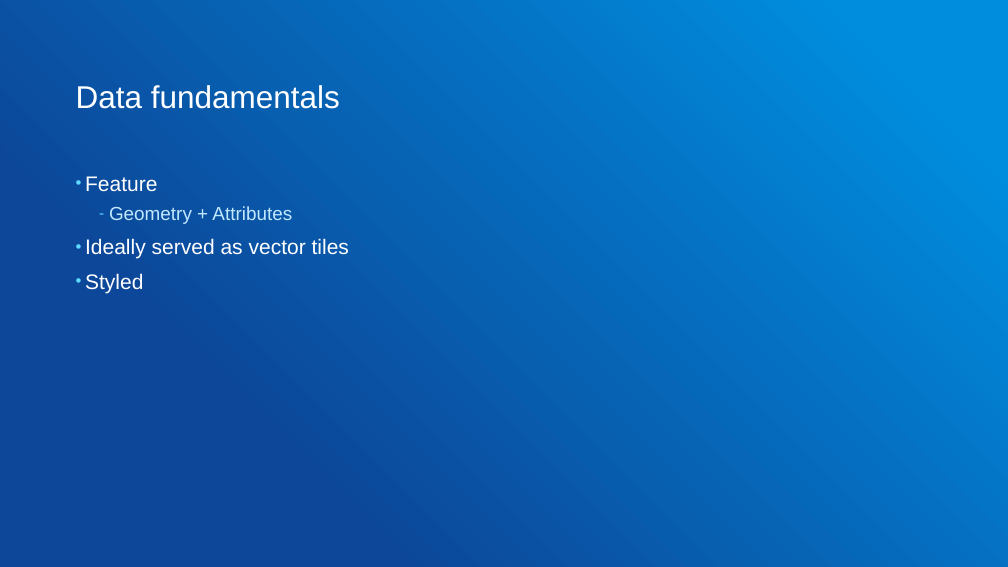
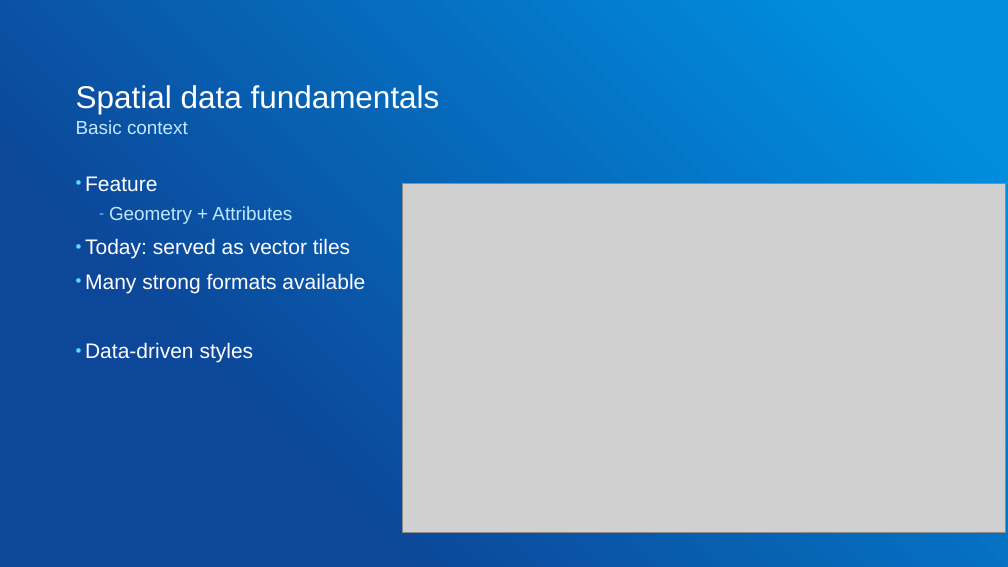
Before and after one commit to gowin20/foss4g-2026-maplibregl-data-visualization, a slide deck: slide 9 of foss4g-maplibre-data-visualization.pptx. Drawn at 1008x567 pixels with LibreOffice and Linux fonts; fonts in the diff are those of the drawing; grey boxes stand for pictures. Boxes give left, top, right and bottom in pixels: in the first picture for what was removed or moved away, otherwise in the second. Text is boxed around its words. In the diff, an @@ line names an element or a change of style, - is before the commit and + after.

```diff
--- a/foss4g-maplibre-data-visualization.pptx
+++ b/foss4g-maplibre-data-visualization.pptx
@@ title at [76, 85, 440, 114]: text changed @@
-Data fundamentals
+Spatial data fundamentals
@@ text added at [76, 120, 188, 134], 18 pt, text #C0E8FF @@
+Basic context
@@ picture added at [403, 183, 1006, 532] @@
@@ text at [85, 238, 365, 363]: text changed @@
-• Ideally served as vector tiles
-• Styled
+• Today: served as vector tiles
+• Many strong formats available
+• Data-driven styles
```
Also in this commit, not shown: 11 other slides changed, 5 slides added, 4 slides removed, 10 other files.
